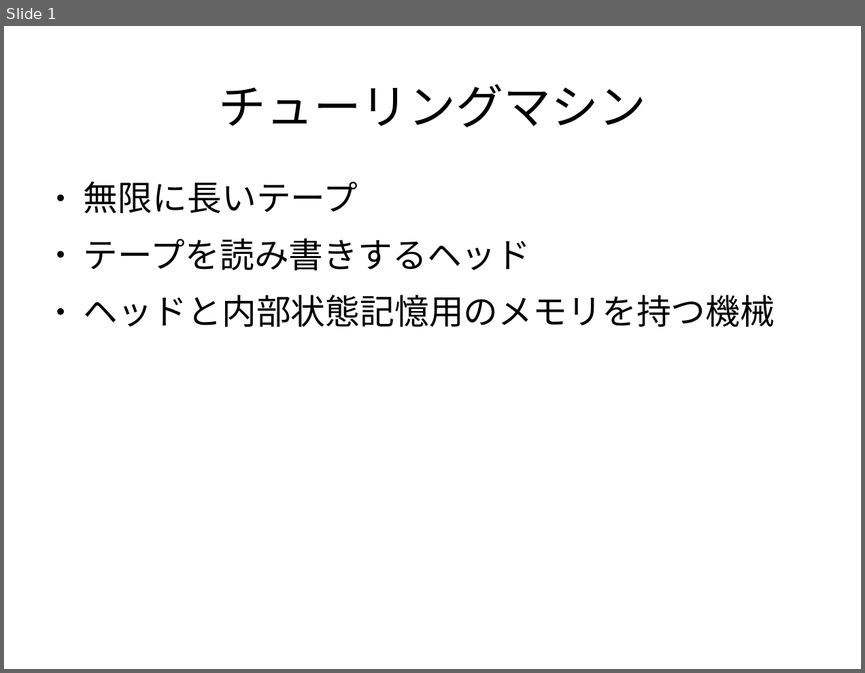
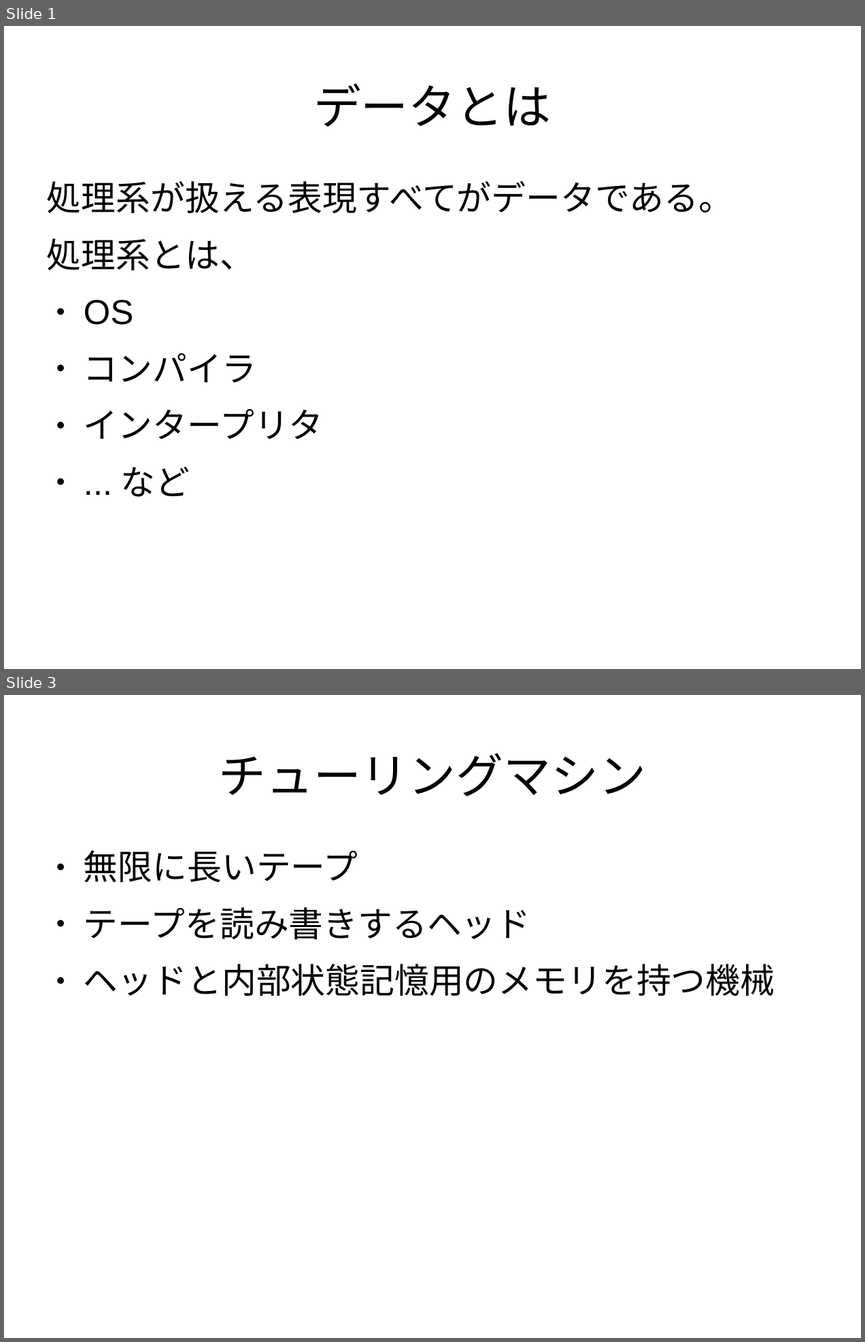
Before and after one commit to kouamano/Lecture_chishikikouzouka, a slide deck: turing.odp. Shown one above the other, each under a label of ours: slide 1 before the commit, slides 1 and 3 after it; the slides between them are not shown. The pictures are 865x673 and 865x1342 pixels, drawn with LibreOffice and Linux fonts; fonts in the diff are those of the drawing. Boxes give left, top, right and bottom in pixels: in the first picture for what was removed or moved away, otherwise in the second. Text is boxed around its words. In the diff, an @@ line names an element or a change of style, - is before the commit and + after.

```diff
--- a/turing.odp
+++ b/turing.odp
@@ slide 1 added at (4,26,861,669), background #FFFFFF @@
@@ title added at (313,83,551,127), 44 pt, text #000000 @@
+データとは
@@ text added at (47,181,733,497), 32 pt, text #000000 @@
+処理系が扱える表現すべてがデータである。
+処理系とは、
+● OS
+● コンパイラ
+● インタープリタ
+● ...など
@@ what was slide 1 is now slide 3 @@
```
Also in this commit, not shown: 2 slides changed, 2 other slides added.
